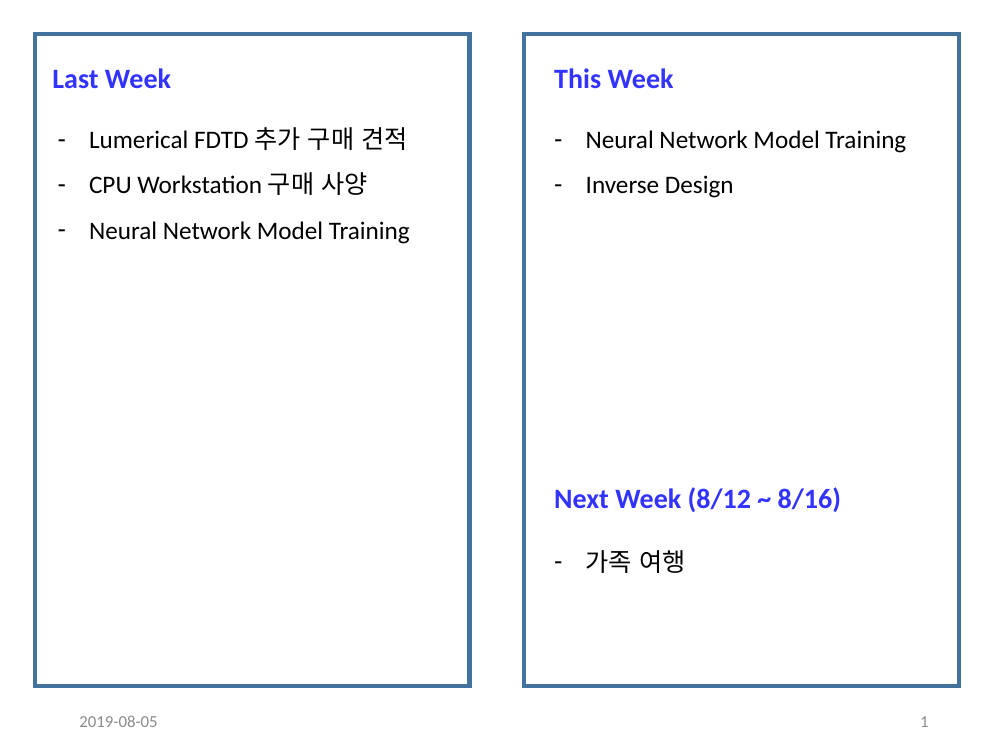
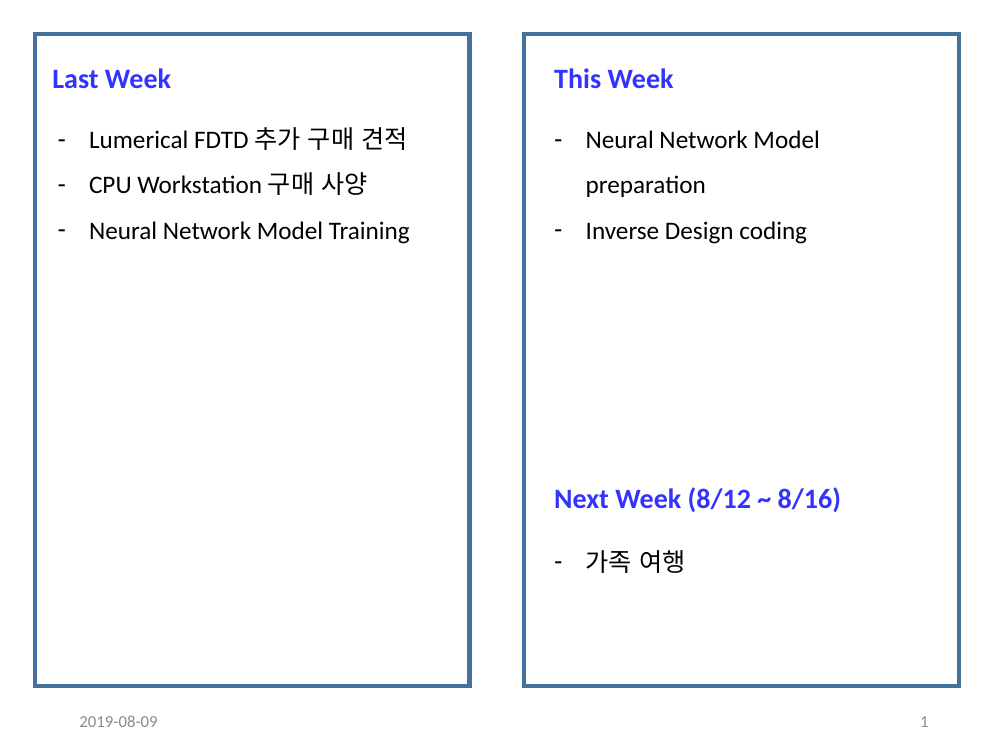
Before and after one commit to jglee96/NBTP_Lab, a slide deck: slide 1 of 랩미팅/201908/190805 (Jong).pptx. Drawn at 1008x756 pixels with LibreOffice and Linux fonts; fonts in the diff are those of the drawing. Boxes give left, top, right and bottom in pixels: in the first picture for what was removed or moved away, otherwise in the second. Text is boxed around its words. In the diff, an @@ line names an element or a change of style, - is before the commit and + after.

```diff
--- a/랩미팅/201908/190805 (Jong).pptx
+++ b/랩미팅/201908/190805 (Jong).pptx
@@ text at bbox=[586, 130, 819, 244]: text changed @@
-– Neural Network Model Training
-– Inverse Design
+– Neural Network Model preparation
+– Inverse Design coding
@@ text at bbox=[79, 715, 157, 727]: text changed @@
-2019-08-05
+2019-08-09
```
Also in this commit, not shown: 6 other slides changed, 11 other files.
